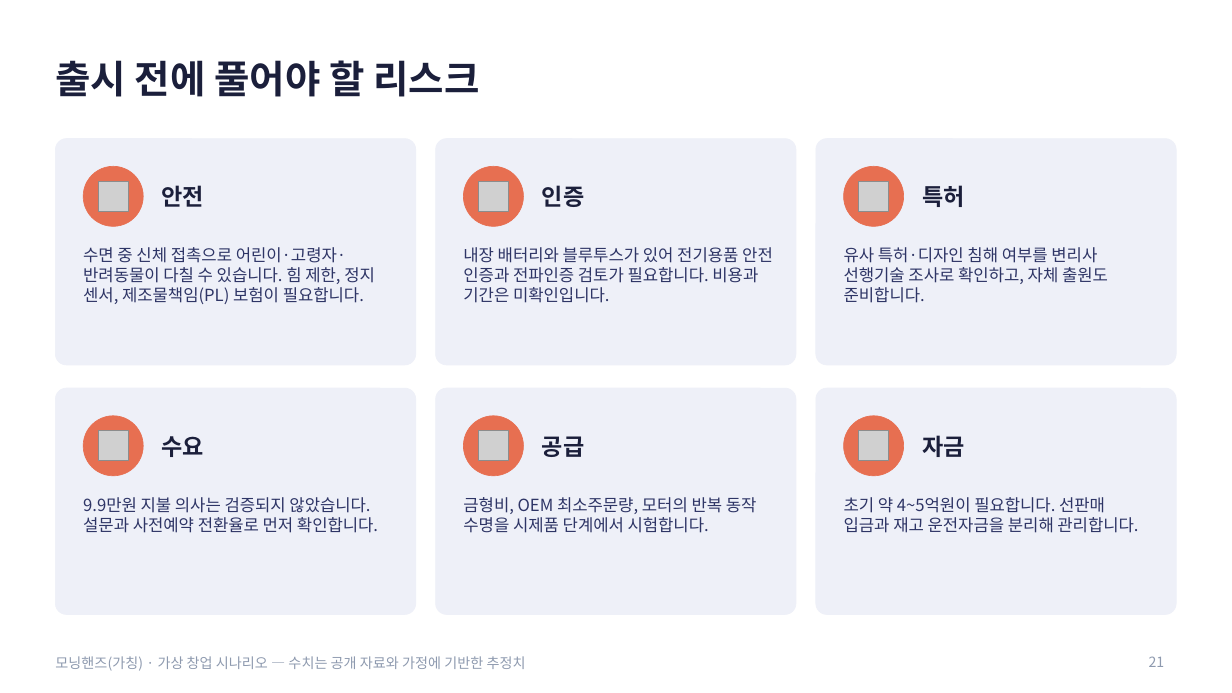
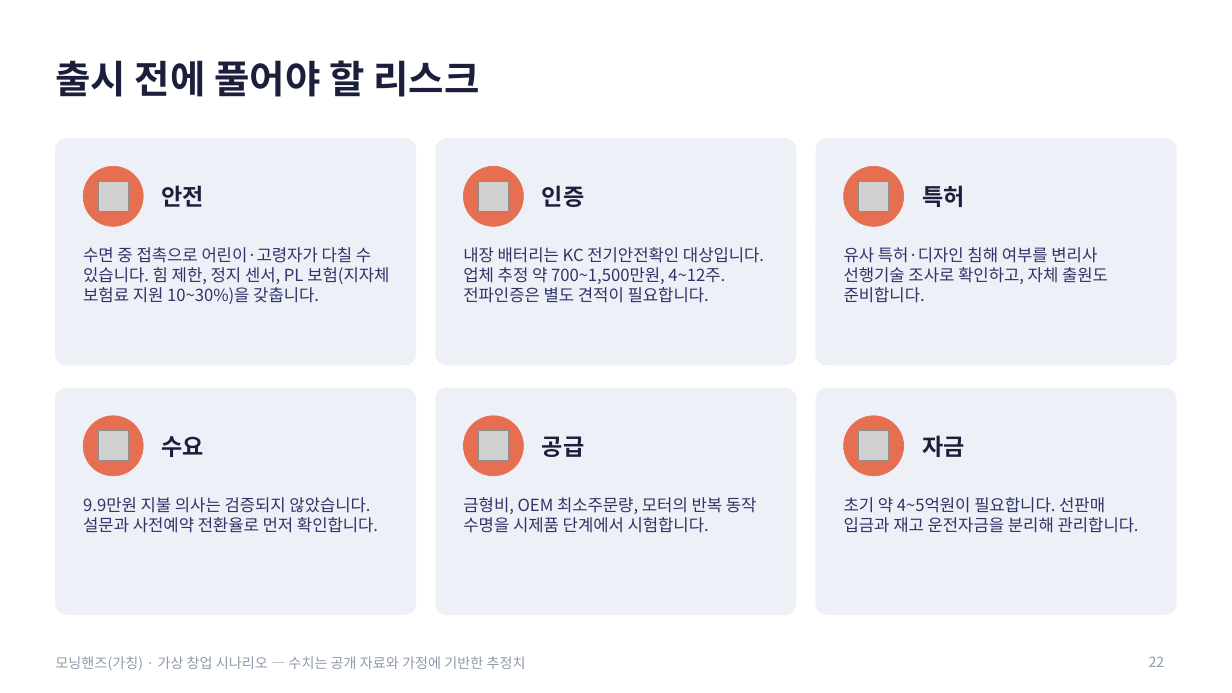
Before and after one commit to g975682-source/-, a slide deck: slide 22 of MorningHands_Business_Analysis.pptx (slide 21 before the commit). Drawn at 1232x693 pixels with LibreOffice and Linux fonts; fonts in the diff are those of the drawing; grey boxes stand for pictures. Boxes give left, top, right and bottom in pixels: in the first picture for what was removed or moved away, otherwise in the second. Text is boxed around its words. In the diff, an @@ line names an element or a change of style, - is before the commit and + after.

```diff
--- a/MorningHands_Business_Analysis.pptx
+++ b/MorningHands_Business_Analysis.pptx
@@ text at bbox=[83, 247, 389, 304]: text changed @@
-수면 중 신체 접촉으로 어린이·고령자·반려동물이 다칠 수 있습니다. 힘 제한, 정지 센서, 제조물책임(PL) 보험이 필요합니다.
+수면 중 접촉으로 어린이·고령자가 다칠 수 있습니다. 힘 제한, 정지 센서, PL 보험(지자체 보험료 지원 10~30%)을 갖춥니다.
@@ text at bbox=[463, 247, 764, 303]: text changed @@
-내장 배터리와 블루투스가 있어 전기용품 안전 인증과 전파인증 검토가 필요합니다. 비용과 기간은 미확인입니다.
+내장 배터리는 KC 전기안전확인 대상입니다. 업체 추정 약 700~1,500만원, 4~12주. 전파인증은 별도 견적이 필요합니다.
@@ page number at bbox=[1149, 656, 1165, 667]: text changed @@
-21
+22
```
Also in this commit, not shown: 7 other slides changed, 1 slide added.
